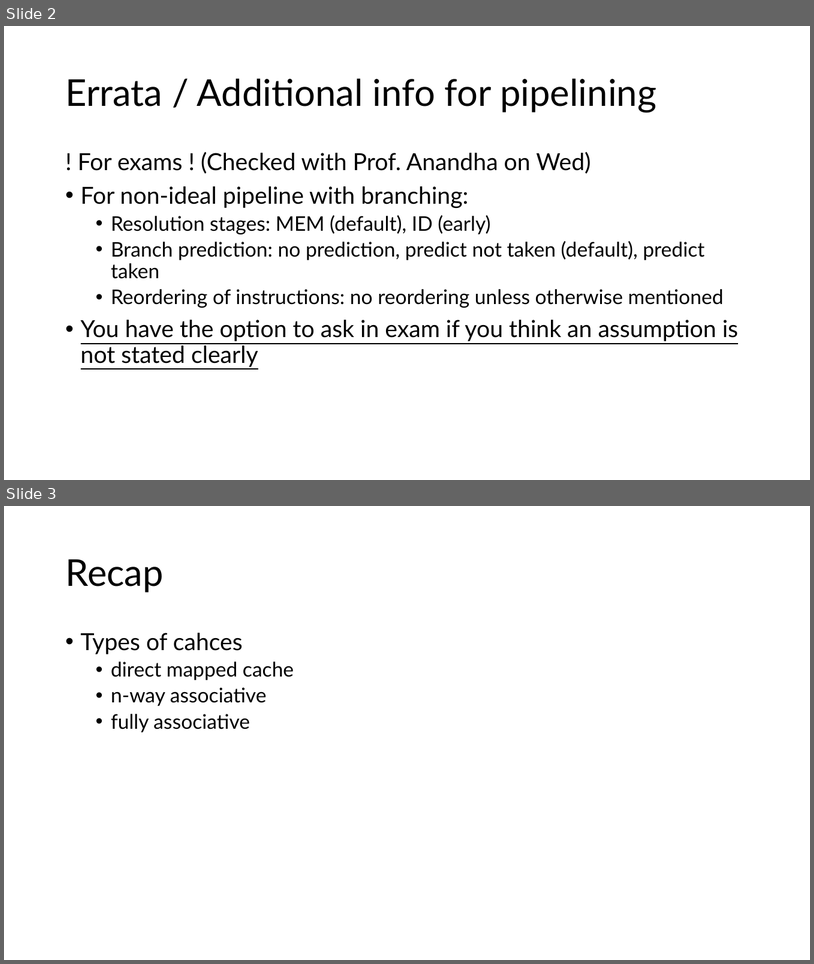
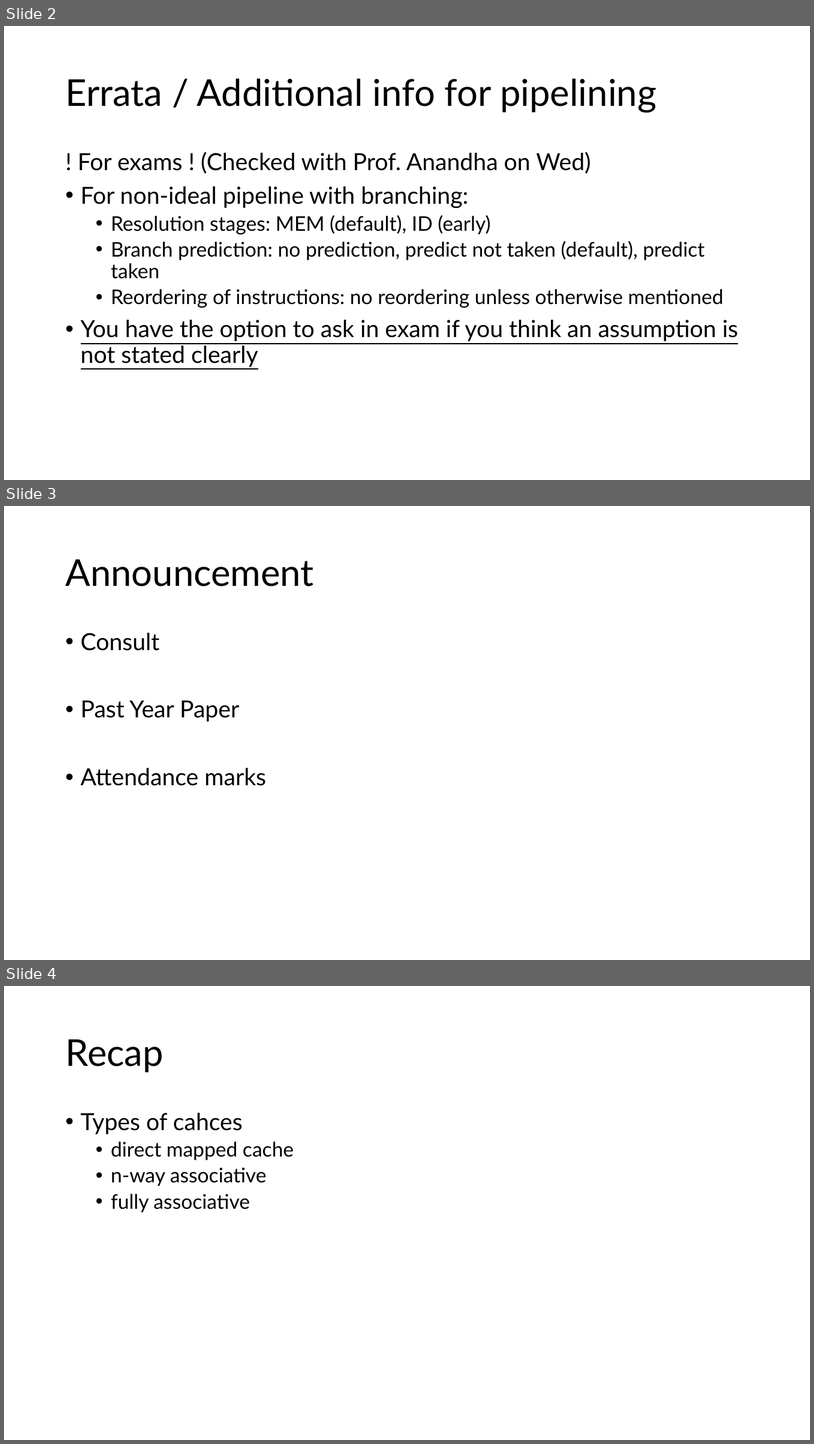
Before and after one commit to theodoreleebrant/TA-2425S1, a slide deck: CS2100/pptx/CS2100 Tutorial 11.pptx. Shown one above the other, each under a label of ours: slides 2 and 3 before the commit, slides 2, 3 and 4 after it. The pictures are 814x964 and 814x1444 pixels, drawn with LibreOffice and Linux fonts; fonts in the diff are those of the drawing. Boxes give left, top, right and bottom in pixels: in the first picture for what was removed or moved away, otherwise in the second. Text is boxed around its words. In the diff, an @@ line names an element or a change of style, - is before the commit and + after.

Commit message:
fixes to last tut

```diff
--- a/CS2100/pptx/CS2100 Tutorial 11.pptx
+++ b/CS2100/pptx/CS2100 Tutorial 11.pptx
@@ slide 3 added at (4,506,810,960), background #FFFFFF @@
@@ title added at (65,559,314,586), 44 pt, text #000000 @@
+Announcement
@@ text added at (81,633,266,786), 28 pt, text #000000 @@
+• Consult
+• Past Year Paper
+• Attendance marks
@@ what was slide 3 is now slide 4 @@
```
Also in this commit, not shown: 50 slides changed, 1 other slide added, 1 slide removed.
